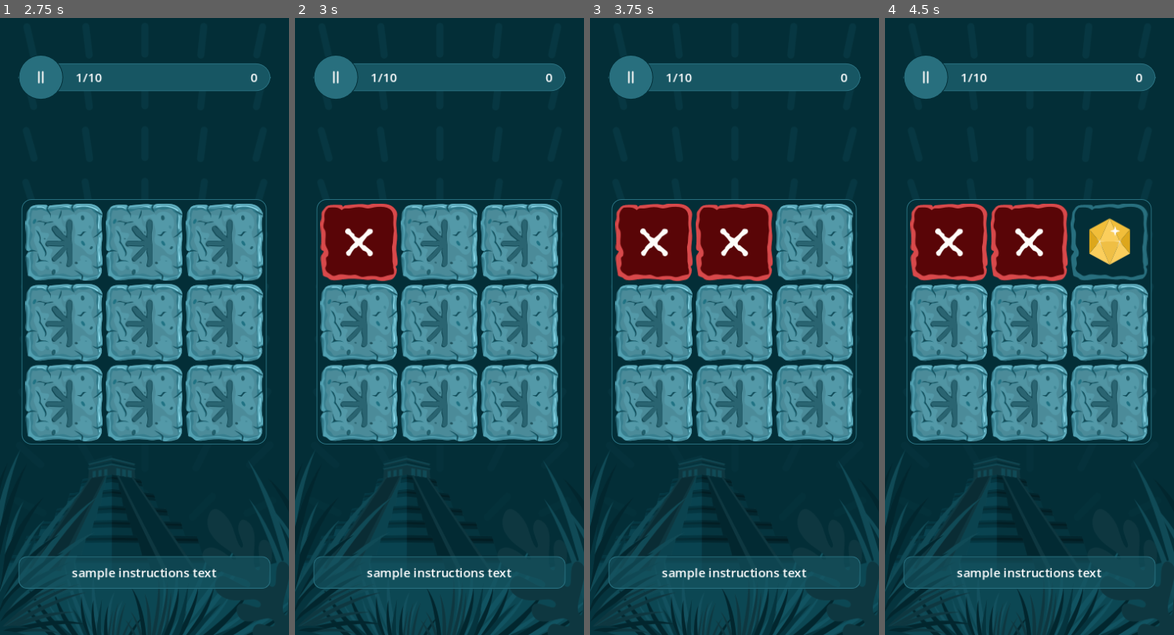
Above: before the commit, frames 1-4 (left to right).
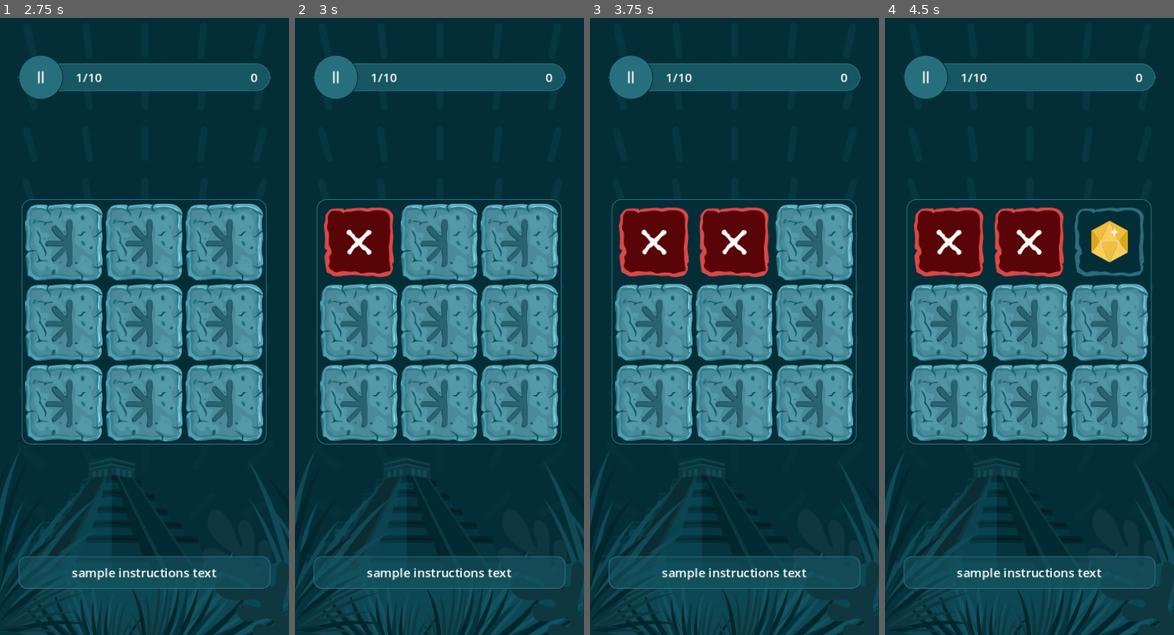
Above: after the commit, the same moments.

Repository: SugarF0x/hidden-gems-gd
Game: Godot game, scene res://hidden_gems_scene.tscn
The game is run twice, just before and just after one commit, with the same random seed, the same clock (stepped at 60 frames per second) and the same inputs.
Inputs (mouse positions are in pixels of both pictures, inside the frame that each line leads up to):
- Up to frame 1 (2.75 s): tap Enter at 0.5 s; click (40, 79) at 1.25 s; tap Space at 2 s
- Up to frame 2 (3 s): click (358, 240) at 2.77 s
- Up to frame 3 (3.75 s): click (734, 240) at 3.52 s
- Up to frame 4 (4.5 s): click (1110, 240) at 4.27 s

Frame 1 is identical in both runs. In frame 2, 1.3% of the frame differs, in the area x 8-36%, y 30-43%; in frame 3, 2.5%; in frame 4, 3.8%, in the area x 8-92%, y 30-43%.
Error in both runs: Invalid access to property or key 'process_mode' on a base object of type 'Nil'. (res://grid.gd:97)

Commit message:
add gem press animation

Diff:
--- a/gem.gd
+++ b/gem.gd
@@ -23,6 +23,9 @@
 
 @onready var background_texture_rect: TextureRect = $BackgroundTextureRect
 @onready var gem_texture_rect: TextureRect = $GemTextureRect
+@onready var animation_player: AnimationPlayer = $AnimationPlayer
+
+@export var disabled: bool = false
 
 @export var state := BackgroundState.HIDDEN:
 	set(value):
@@ -87,5 +90,6 @@
 	else: state = BackgroundState.HIDDEN
 
 signal gem_clicked
-func on_gem_clicked():
-	gem_clicked.emit()
+func on_gem_clicked(): if not disabled: gem_clicked.emit()
+func on_press_down(): if not disabled: animation_player.play("press")
+func on_press_up(): if not disabled: animation_player.play_backwards("press")
--- a/gem.tscn
+++ b/gem.tscn
@@ -1,8 +1,46 @@
-[gd_scene load_steps=4 format=3 uid="uid://56q1v0fgl0yi"]
+[gd_scene load_steps=7 format=3 uid="uid://56q1v0fgl0yi"]
 
 [ext_resource type="Script" path="res://gem.gd" id="1_e1ali"]
 [ext_resource type="Texture2D" uid="uid://dpgew03covbjf" path="res://assets/backgrounds/found.svg" id="2_p743g"]
-[ext_resource type="Texture2D" uid="uid://bjqps6o0sqyr6" path="res://assets/gems/4.svg" id="3_4avep"]
+[ext_resource type="Texture2D" uid="uid://c7c8fmrpa0hxy" path="res://assets/gems/1.svg" id="3_46vhp"]
+
+[sub_resource type="Animation" id="Animation_et3wj"]
+length = 0.001
+tracks/0/type = "value"
+tracks/0/imported = false
+tracks/0/enabled = true
+tracks/0/path = NodePath(".:scale")
+tracks/0/interp = 1
+tracks/0/loop_wrap = true
+tracks/0/keys = {
+"times": PackedFloat32Array(0),
+"transitions": PackedFloat32Array(1),
+"update": 0,
+"values": [Vector2(1, 1)]
+}
+
+[sub_resource type="Animation" id="Animation_54rgc"]
+resource_name = "press_in"
+length = 0.05
+step = 0.01
+tracks/0/type = "value"
+tracks/0/imported = false
+tracks/0/enabled = true
+tracks/0/path = NodePath(".:scale")
+tracks/0/interp = 1
+tracks/0/loop_wrap = true
+tracks/0/keys = {
+"times": PackedFloat32Array(0, 0.05),
+"transitions": PackedFloat32Array(1, 1),
+"update": 0,
+"values": [Vector2(1, 1), Vector2(0.9, 0.9)]
+}
+
+[sub_resource type="AnimationLibrary" id="AnimationLibrary_q13n7"]
+_data = {
+"RESET": SubResource("Animation_et3wj"),
+"press": SubResource("Animation_54rgc")
+}
 
 [node name="Gem" type="Control"]
 custom_minimum_size = Vector2(100, 100)
@@ -10,8 +48,14 @@
 anchors_preset = 0
 offset_right = 69.0
 offset_bottom = 68.0
+pivot_offset = Vector2(50, 50)
 script = ExtResource("1_e1ali")
 state = 1
+
+[node name="AnimationPlayer" type="AnimationPlayer" parent="."]
+libraries = {
+"": SubResource("AnimationLibrary_q13n7")
+}
 
 [node name="BackgroundTextureRect" type="TextureRect" parent="."]
 layout_mode = 0
@@ -32,7 +76,7 @@
 offset_bottom = 34.0
 grow_horizontal = 2
 grow_vertical = 2
-texture = ExtResource("3_4avep")
+texture = ExtResource("3_46vhp")
 
 [node name="Button" type="Button" parent="."]
 layout_mode = 1
@@ -45,4 +89,6 @@
 theme_type_variation = &"FlatButton"
 flat = true
 
+[connection signal="button_down" from="Button" to="." method="on_press_down"]
+[connection signal="button_up" from="Button" to="." method="on_press_up"]
 [connection signal="pressed" from="Button" to="." method="on_gem_clicked"]
